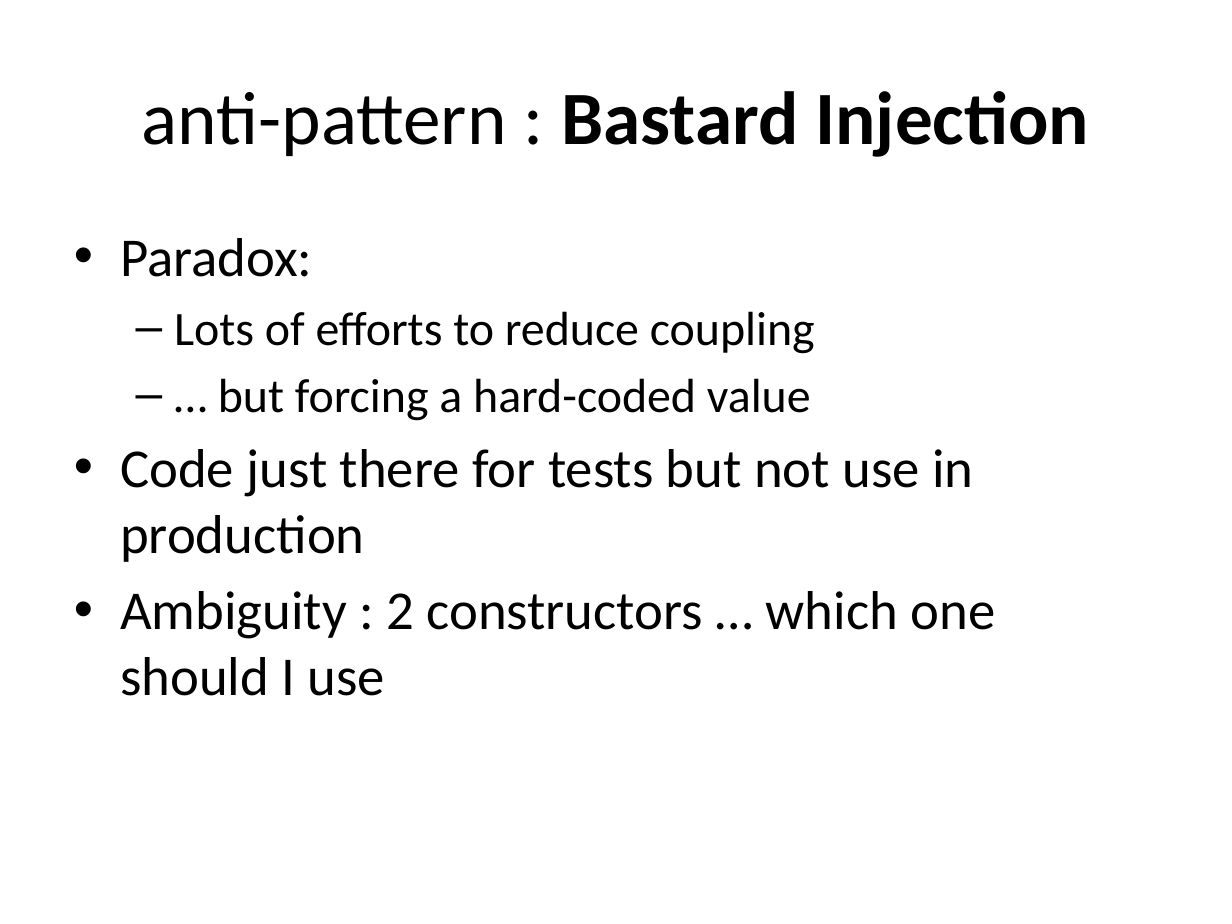
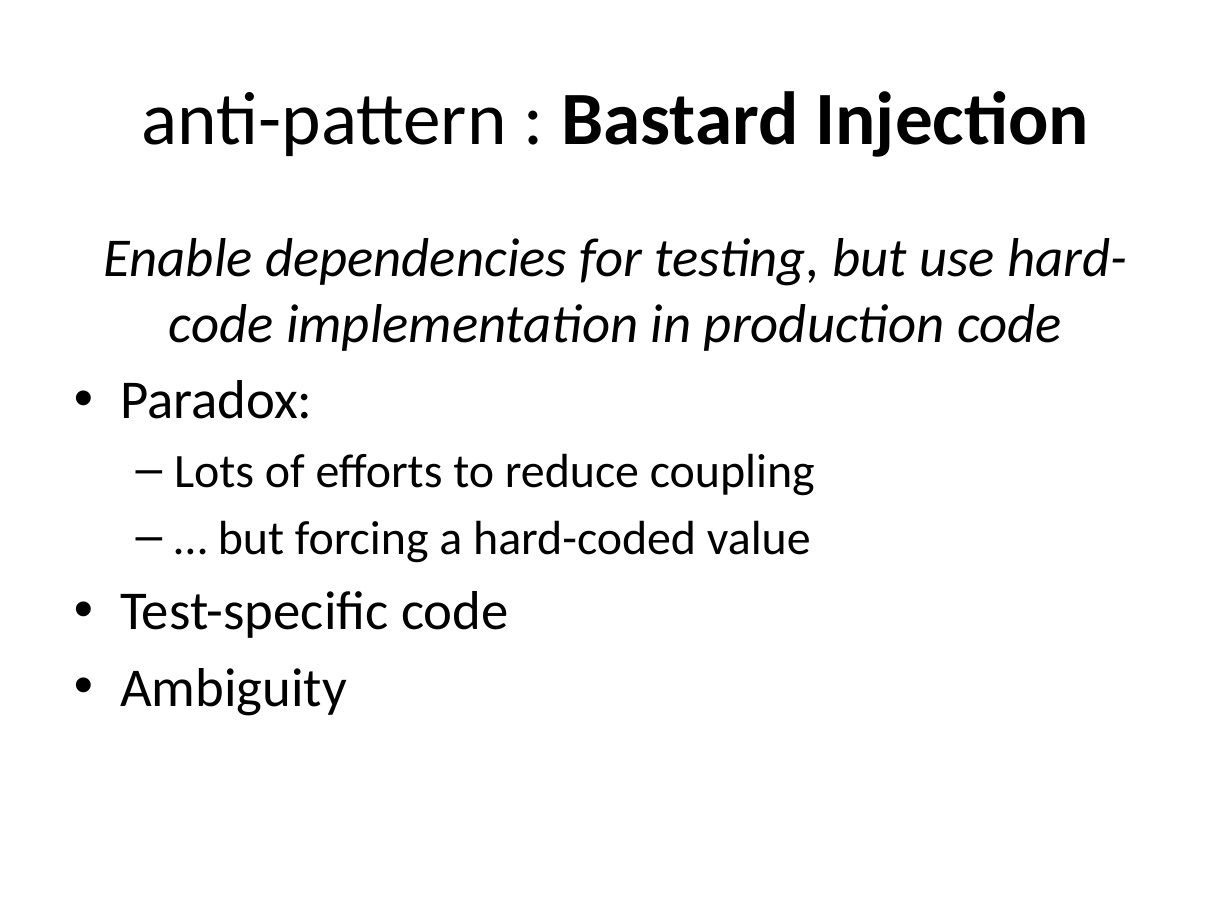
Before and after one commit to tsimbalar/DependencyInjectionTheRightWay, a slide deck: slide 22 of Dependency Injection - the right way.pptx. Drawn at 1232x924 pixels with LibreOffice and Linux fonts; fonts in the diff are those of the drawing. Boxes give left, top, right and bottom in pixels: in the first picture for what was removed or moved away, otherwise in the second. Text is boxed around its words. In the diff, an @@ line names an element or a change of style, - is before the commit and + after.

```diff
--- a/Dependency Injection - the right way.pptx
+++ b/Dependency Injection - the right way.pptx
@@ text at (103, 238, 1127, 351): paragraph added @@
+Enable dependencies for testing, but use hard-code implementation in production code
@@ text at (120, 591, 509, 716): text changed @@
-• Code just there for tests but not use in production
-• Ambiguity : 2 constructors … which one should I use
+• Test-specific code
+• Ambiguity
```
Also in this commit, not shown: 17 other slides changed, 1 slide added.
